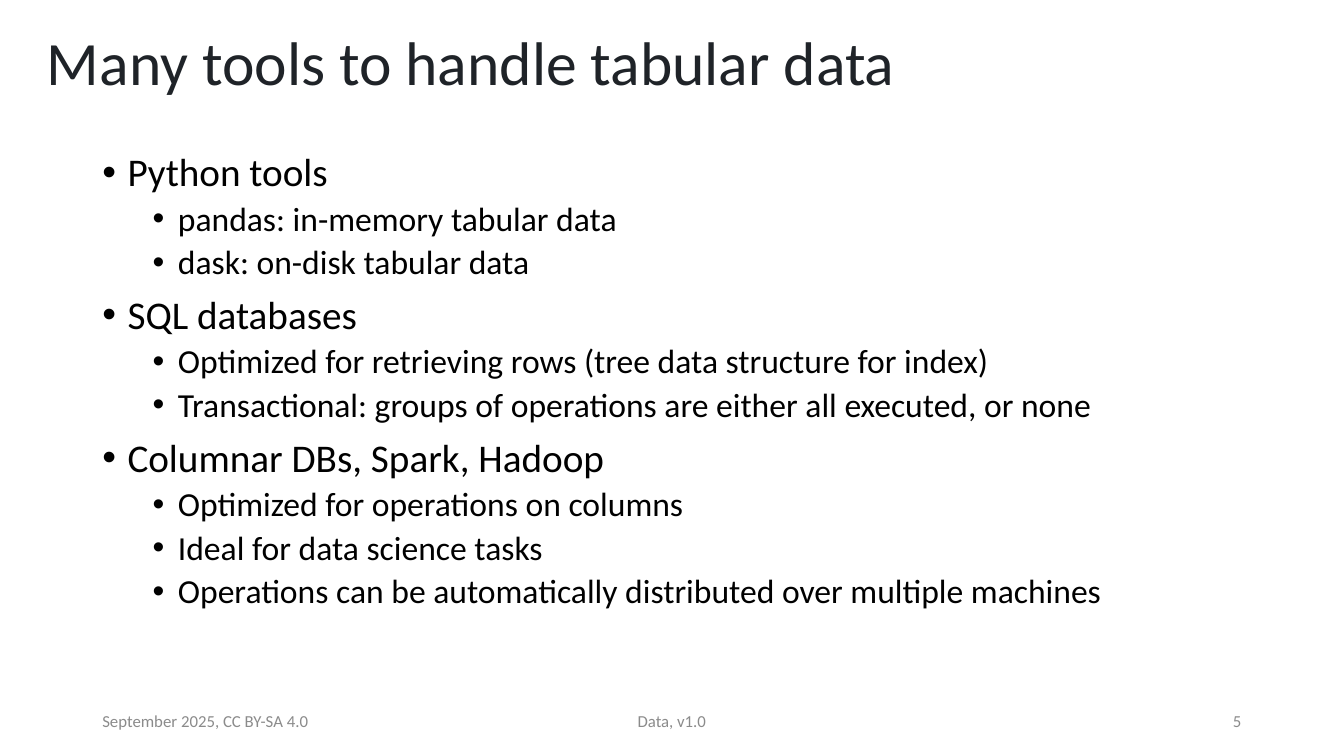
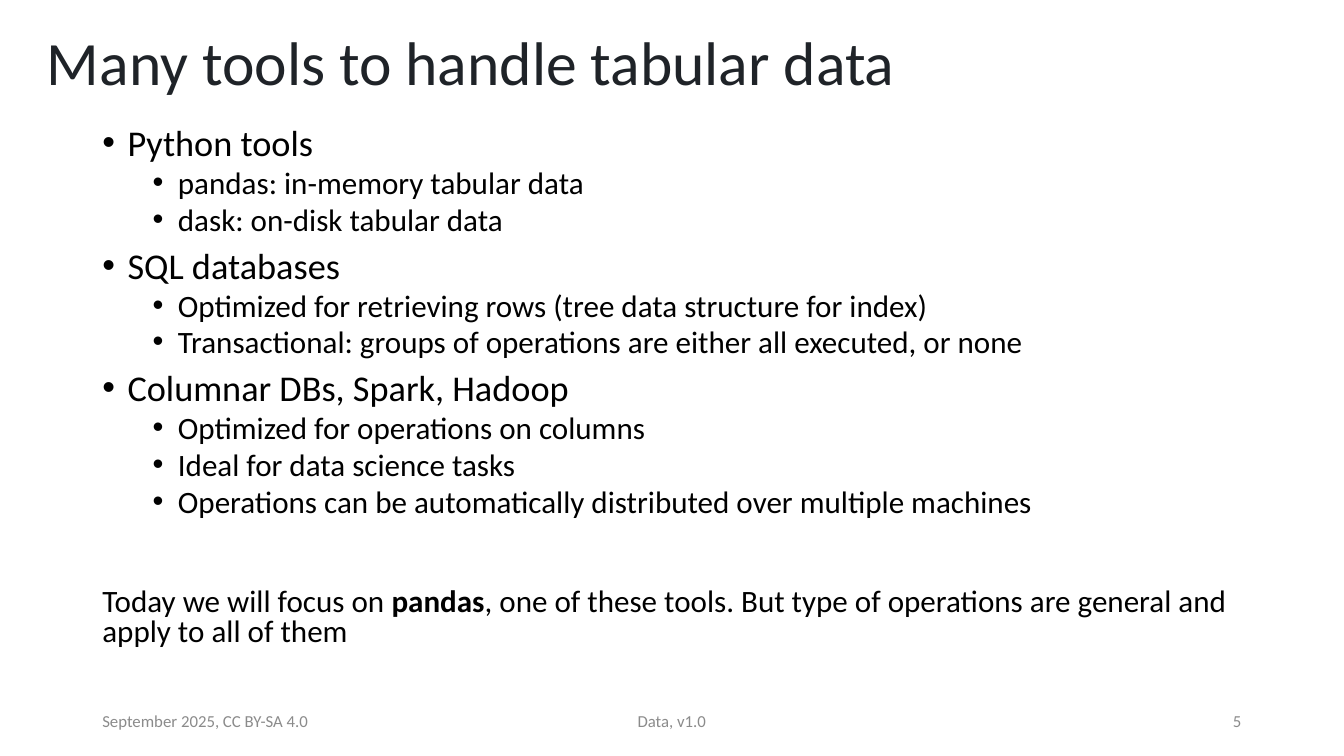
Before and after one commit to ASPP/data_class, a slide deck: slide 5 of tabular_data.pptx. Drawn at 1344x756 pixels with LibreOffice and Linux fonts; fonts in the diff are those of the drawing. Boxes give left, top, right and bottom in pixels: in the first picture for what was removed or moved away, otherwise in the second. Text is boxed around its words. In the diff, an @@ line names an element or a change of style, - is before the commit and + after.

Commit message:
changes in the tabular_data pptx, restructuring and idea of new part

```diff
--- a/tabular_data.pptx
+++ b/tabular_data.pptx
@@ text "Python tools": place and size @@
-text "Python tools" at [128,158,1101,609]
+text "Python tools" at [102,130,1226,647]
@@ text at [128,130,1031,518]: size 28 to 25.9 pt in "Python tools", "SQL databases", "Columnar DBs, Spark, Hadoop"; size 24 to 22.2 pt in "pandas: in-memory tabular data", "dask: on-disk tabular data", "Optimized for retrieving rows (tree data structure ...", "Transactional: groups of operations are either all ..." and 3 more places; line spacing 0.9 to 0.8 @@
@@ text at [102,590,1226,647]: paragraph added @@
+Today we will focus on pandas, one of these tools. But type of operations are general and apply to all of them
```
Also in this commit, not shown: 21 other slides changed, 12 slides added, 2 slides removed.
